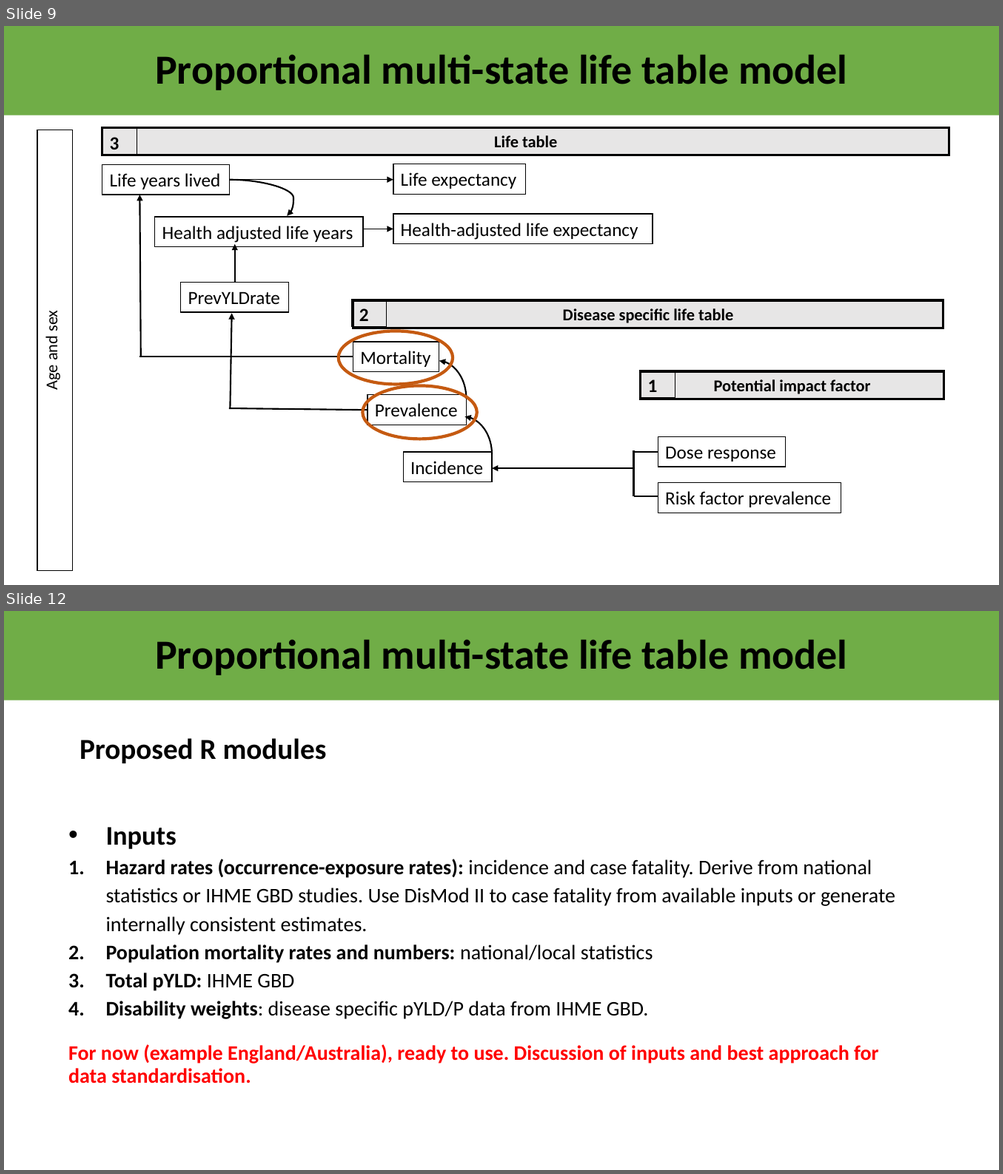
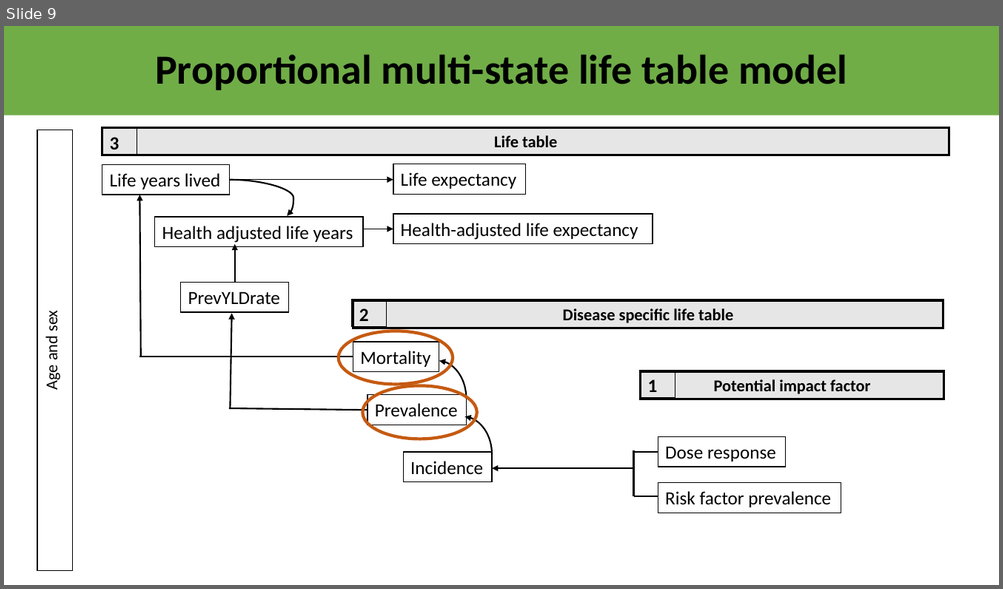
Before and after one commit to ITHIM/ITHIM-R, a slide deck: MSLT/structure/PMSLTframeworkV2.pptx. Shown one above the other, each under a label of ours: slides 9 and 12 before the commit, slide 9 after it; the slides between them are not shown. The pictures are 1003x1174 and 1003x589 pixels, drawn with LibreOffice and Linux fonts; fonts in the diff are those of the drawing. Boxes give left, top, right and bottom in pixels: in the first picture for what was removed or moved away, otherwise in the second. Text is boxed around its words. In the diff, an @@ line names an element or a change of style, - is before the commit and + after.

Commit message:
WHO data availability

```diff
--- a/MSLT/structure/PMSLTframeworkV2.pptx
+++ b/MSLT/structure/PMSLTframeworkV2.pptx
@@ slide 12 removed at box(4, 611, 999, 1170), background #FFFFFF @@
@@ rectangle removed at box(4, 611, 999, 701) @@
-Proportional multi-state life table model
@@ text removed at box(79, 738, 327, 763) @@
-Proposed R modules
@@ text removed at box(68, 827, 895, 1084) @@
-• Inputs
-1. Hazard rates (occurrence-exposure rates): incidence and case fatality. Derive from national statistics or IHME GBD studies. Use DisMod II to case fatality from available inputs or generate internally consistent estimates.
-2. Population mortality rates and numbers: national/local statistics
-3. Total pYLD: IHME GBD
-4. Disability weights: disease specific pYLD/P data from IHME GBD.
-For now (example England/Australia), ready to use. Discussion of inputs and best approach for data standardisation.
```
Also in this commit, not shown: 8 slides changed, 6 slides added, 2 other slides removed, 8 other files.
